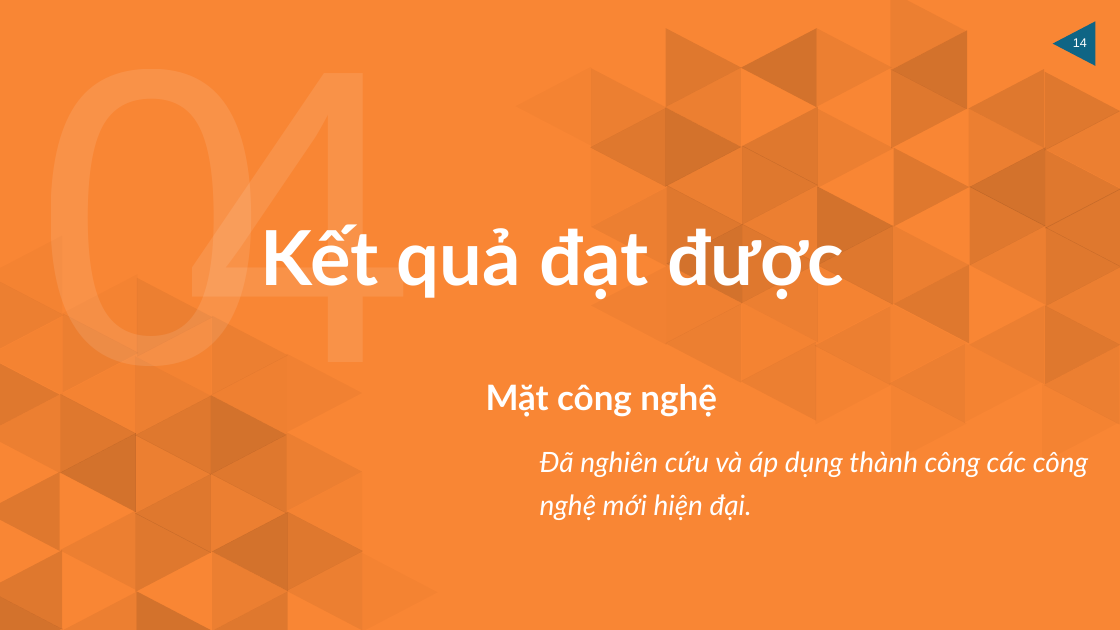
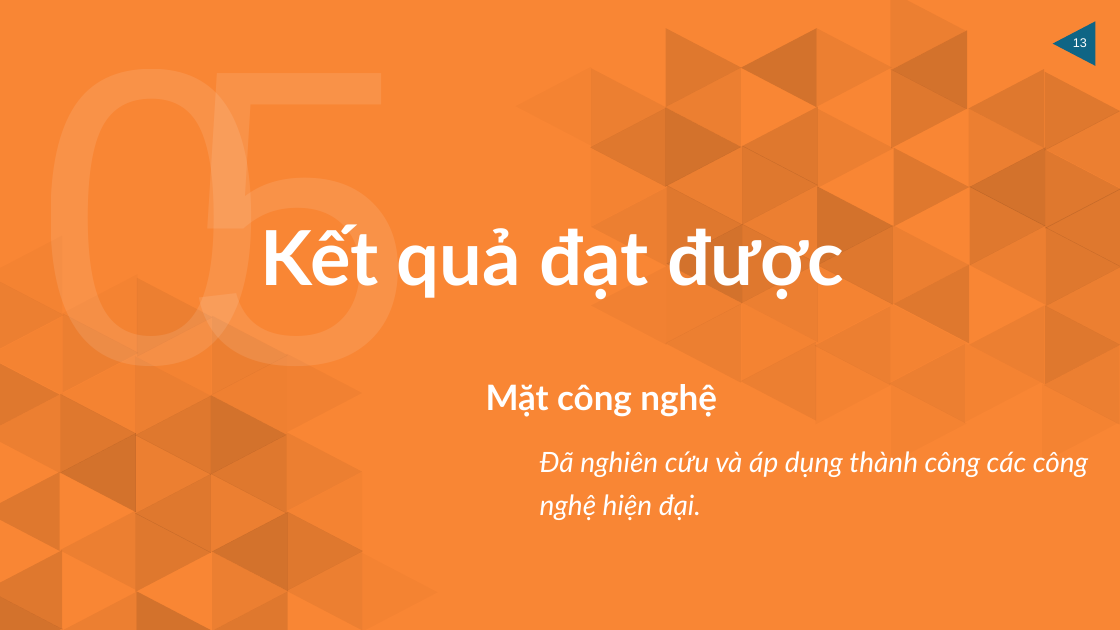
Before and after one commit to HaiUIT-zz/Price-Compare-System, a slide deck: slide 13 of presentation/final-file-present/Report-Project-14012018.pptx (slide 14 before the commit). Drawn at 1120x630 pixels with LibreOffice and Linux fonts; fonts in the diff are those of the drawing. Boxes give left, top, right and bottom in pixels: in the first picture for what was removed or moved away, otherwise in the second. Text is boxed around its words. In the diff, an @@ line names an element or a change of style, - is before the commit and + after.

```diff
--- a/presentation/final-file-present/Report-Project-14012018.pptx
+++ b/presentation/final-file-present/Report-Project-14012018.pptx
@@ page number at (1073,38,1087,47): text changed @@
-14
+13
@@ text at (182,224,416,437): text changed @@
-4
+5
@@ text at (540,451,1088,520): text changed @@
-Đã nghiên cứu và áp dụng thành công các công nghệ mới hiện đại.
+Đã nghiên cứu và áp dụng thành công các công nghệ hiện đại.
```
Also in this commit, not shown: 10 other slides changed, 1 slide added, 2 slides removed, 8 other files.
